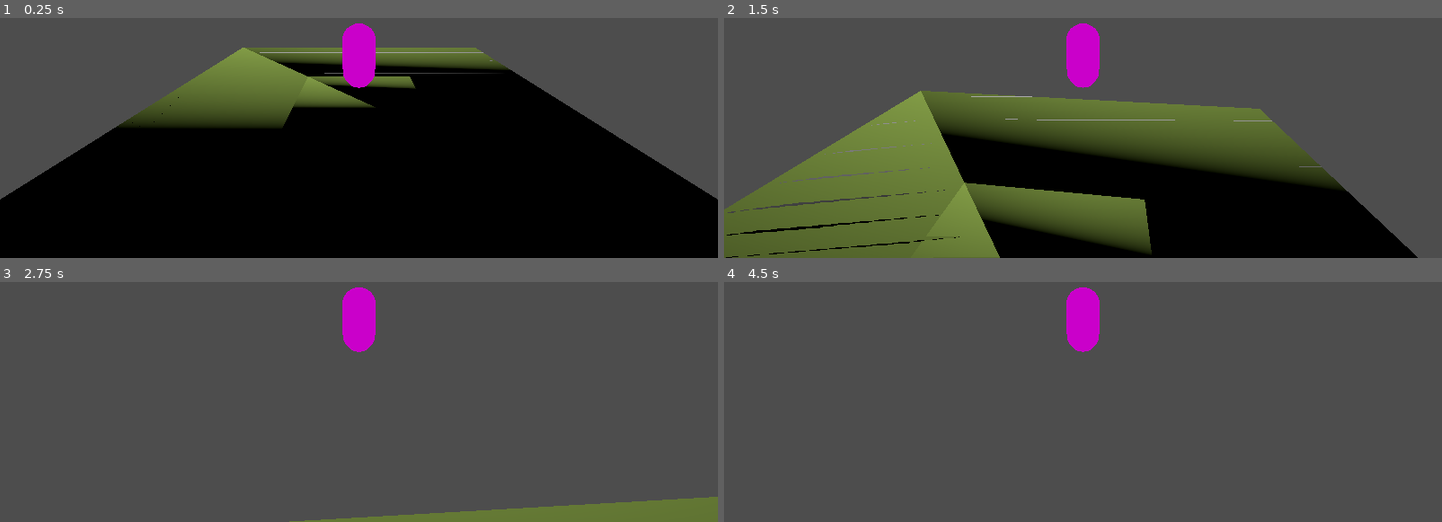
Above: before the commit, frames 1-4 (two rows, left to right).
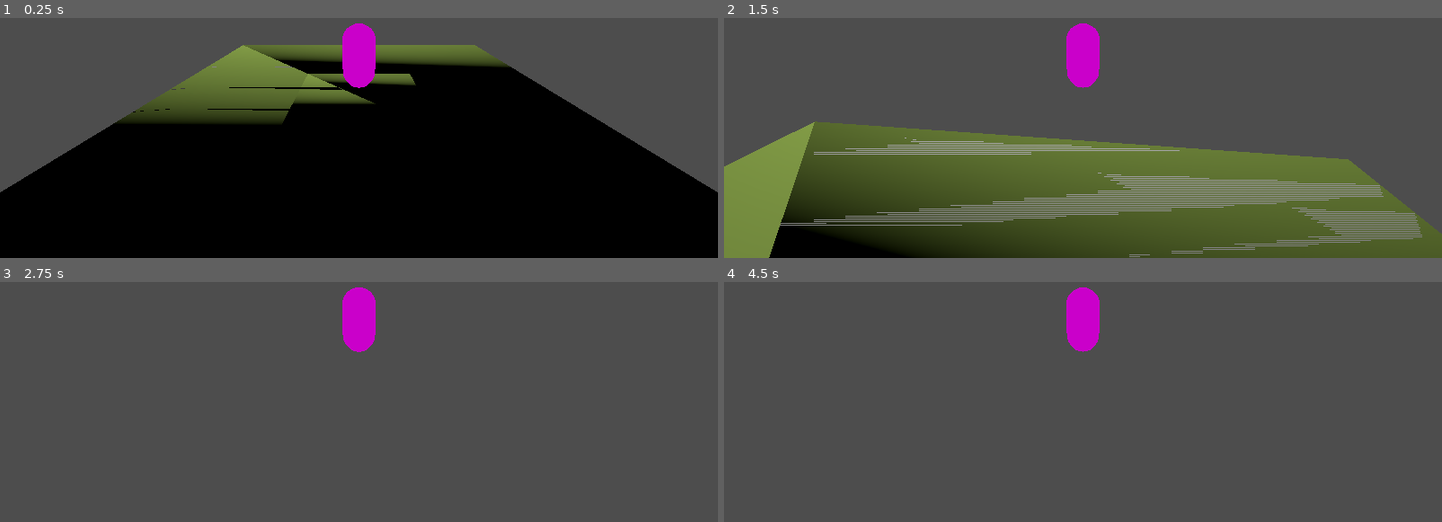
Above: after the commit, the same moments.

Repository: LeZellus/voxel
Game: Godot game, scene res://scenes/test/test_scene.tscn
Same seed, same stepped clock (60 frames per second), same inputs: the game is played once before the commit and once after it.
Inputs (mouse positions are in pixels of both pictures, inside the frame that each line leads up to):
- Up to frame 1 (0.25 s): no input
- Up to frame 2 (1.5 s): move the mouse to (1118, 54) at 0.52 s; hold E (interact) 0.53-1.28 s; hold W (move_forward) from 0.53 s (still down); tap Space (jump) at 0.77, 1.07 s; tap Shift (run) at 0.8, 1.35 s; move the mouse to (1047, 58) at 1.27 s
- Up to frame 3 (2.75 s): keep holding W (move_forward); tap Space (jump) at 1.52, 1.55, 1.82, 2.1 s; move the mouse to (373, 313) at 2.02 s; hold E (interact) from 2.03 s (still down)
- Up to frame 4 (4.5 s): keep holding W (move_forward); move the mouse to (1075, 327) at 2.77 s; release E (interact) at 2.78 s; tap E (interact) at 2.85, 4.35 s; tap Space (jump) at 3.02, 3.32, 3.77, 3.8, 4.07, 4.25 s; tap Shift (run) at 3.05 s; tap Enter at 3.5 s; move the mouse to (1133, 325) at 3.52 s; hold Shift (run) 3.53-4.28 s; tap Escape (ui_cancel) at 4.15 s; move the mouse to (1025, 315) at 4.27 s

The runs differ from the first frame. In frame 1, 3.6% of the frame differs, in the area x 0-100%, y 11-76%; in frame 2, 52%, in the area x 0-100%, y 30-100%; in frame 3, 3.2%; in frame 4, less than 0.1%.

Commit message:
add state machine for player
add player state machine for idle walk jump farming

Diff:
--- a/scenes/test/test_scene.tscn
+++ b/scenes/test/test_scene.tscn
@@ -1,7 +1,12 @@
-[gd_scene load_steps=6 format=3 uid="uid://rm0npb5j2kr5"]
+[gd_scene load_steps=11 format=3 uid="uid://rm0npb5j2kr5"]
 
 [ext_resource type="Script" path="res://scripts/PlayerController.gd" id="1_0bupl"]
 [ext_resource type="PackedScene" uid="uid://yyt7yjtqdboi" path="res://scenes/test/test_plateform.tscn" id="1_egkgl"]
+[ext_resource type="Script" path="res://scripts/state_machine/StateMachine.gd" id="3_t7aov"]
+[ext_resource type="Script" path="res://scripts/state_machine/IdleState.gd" id="4_ynswf"]
+[ext_resource type="Script" path="res://scripts/state_machine/WalkingState.gd" id="5_ne8ck"]
+[ext_resource type="Script" path="res://scripts/state_machine/FarmingState.gd" id="6_kwx8p"]
+[ext_resource type="Script" path="res://scripts/state_machine/JumpingState.gd" id="7_uwys1"]
 
 [sub_resource type="StandardMaterial3D" id="StandardMaterial3D_rffcu"]
 shading_mode = 0
@@ -22,16 +27,34 @@
 
 [node name="DirectionalLight3D" type="DirectionalLight3D" parent="Environment"]
 
-[node name="CharacterBody3D" type="CharacterBody3D" parent="."]
+[node name="Player" type="CharacterBody3D" parent="."]
 script = ExtResource("1_0bupl")
 
-[node name="MeshInstance3D" type="MeshInstance3D" parent="CharacterBody3D"]
+[node name="MeshInstance3D" type="MeshInstance3D" parent="Player"]
 mesh = SubResource("CapsuleMesh_6ga6j")
 
-[node name="CollisionShape3D" type="CollisionShape3D" parent="CharacterBody3D"]
+[node name="CollisionShape3D" type="CollisionShape3D" parent="Player"]
 shape = SubResource("CapsuleShape3D_a03if")
 
-[node name="SpringArm3D" type="SpringArm3D" parent="CharacterBody3D"]
+[node name="SpringArm3D" type="SpringArm3D" parent="Player"]
 
-[node name="Camera3D" type="Camera3D" parent="CharacterBody3D/SpringArm3D"]
+[node name="Camera3D" type="Camera3D" parent="Player/SpringArm3D"]
 transform = Transform3D(1, 0, 0, 0, 1, 0, 0, 0, 1, 0, 1.00633, 0)
+
+[node name="InteractionRay" type="RayCast3D" parent="Player"]
+
+[node name="StateMachine" type="Node" parent="Player" node_paths=PackedStringArray("initial_state")]
+script = ExtResource("3_t7aov")
+initial_state = NodePath("Idle")
+
+[node name="Idle" type="Node" parent="Player/StateMachine"]
+script = ExtResource("4_ynswf")
+
+[node name="Walking" type="Node" parent="Player/StateMachine"]
+script = ExtResource("5_ne8ck")
+
+[node name="Farming" type="Node" parent="Player/StateMachine"]
+script = ExtResource("6_kwx8p")
+
+[node name="Jumping" type="Node" parent="Player/StateMachine"]
+script = ExtResource("7_uwys1")
--- a/scripts/PlayerController.gd
+++ b/scripts/PlayerController.gd
@@ -1,4 +1,3 @@
-# PlayerController.gd - Caméra Spring Arm style Godot/Unreal
 extends CharacterBody3D
 
 # Configuration mouvement
@@ -6,81 +5,65 @@
 @export var run_speed: float = 8.0
 @export var jump_velocity: float = 4.5
 
-# Configuration Spring Arm Camera
+# Configuration caméra
 @export var mouse_sensitivity: float = 0.002
 @export_range(-90.0, 90.0, 1.0, "radians_as_degrees") var min_vertical_angle: float = -PI/2
 @export_range(-90.0, 90.0, 1.0, "radians_as_degrees") var max_vertical_angle: float = PI/4
 
-# Nœuds Spring Arm
+# Composants
 @onready var spring_arm: SpringArm3D = $SpringArm3D
 @onready var camera: Camera3D = $SpringArm3D/Camera3D
+@onready var state_machine: StateMachine = $StateMachine
 
+# Variables partagées
 var current_speed: float
 var gravity = ProjectSettings.get_setting("physics/3d/default_gravity")
 
 func _ready():
 	Input.set_mouse_mode(Input.MOUSE_MODE_CAPTURED)
 	setup_spring_arm()
+	add_to_group("player")
 
 func setup_spring_arm():
-	# Configuration Spring Arm (ajuster selon vos préférences)
-	spring_arm.spring_length = 8.0      # Distance caméra
-	spring_arm.collision_mask = 1       # Collision avec le monde
-	spring_arm.margin = 0.5             # Marge collision
-
-	# Rotation initiale (vue légèrement du dessus)
+	spring_arm.spring_length = 8.0
+	spring_arm.collision_mask = 1
+	spring_arm.margin = 0.5
 	spring_arm.rotation.x = -0.3
 
-func _unhandled_input(event: InputEvent) -> void:
-	# Contrôle caméra avec souris
+# GESTION INPUTS DANS LE PLAYERCONTROLLER (pas dans les states)
+func _unhandled_input(event: InputEvent):
+	handle_camera_input(event)
+
+	# Déléguer l'input à l'état actuel si nécessaire
+	if state_machine.current_state:
+		state_machine.current_state.handle_input(event)
+
+func handle_camera_input(event: InputEvent):
 	if event is InputEventMouseMotion and Input.mouse_mode == Input.MOUSE_MODE_CAPTURED:
-		# Rotation horizontale (Y axis)
 		rotation.y -= event.relative.x * mouse_sensitivity
-
-		# Rotation verticale (X axis) sur le SpringArm
 		spring_arm.rotation.x -= event.relative.y * mouse_sensitivity
 		spring_arm.rotation.x = clamp(spring_arm.rotation.x, min_vertical_angle, max_vertical_angle)
 
-	# Zoom avec molette
 	if event is InputEventMouseButton:
 		if event.button_index == MOUSE_BUTTON_WHEEL_UP:
 			spring_arm.spring_length = clamp(spring_arm.spring_length - 1.0, 3.0, 15.0)
 		elif event.button_index == MOUSE_BUTTON_WHEEL_DOWN:
 			spring_arm.spring_length = clamp(spring_arm.spring_length + 1.0, 3.0, 15.0)
 
-	# Toggle mouse capture
-	if event.is_action_pressed("toggle_mouse_capture"):
+	if event.is_action_pressed("ui_cancel"):
 		if Input.mouse_mode == Input.MOUSE_MODE_CAPTURED:
 			Input.set_mouse_mode(Input.MOUSE_MODE_VISIBLE)
 		else:
 			Input.set_mouse_mode(Input.MOUSE_MODE_CAPTURED)
 
-func _physics_process(delta: float) -> void:
-	handle_movement(delta)
-
-func handle_movement(delta: float) -> void:
-	# Gravité
+func apply_gravity(delta):
 	if not is_on_floor():
 		velocity.y -= gravity * delta
 
-	# Saut
-	if Input.is_action_just_pressed("jump") and is_on_floor():
-		velocity.y = jump_velocity
-
-	# Vitesse
-	current_speed = run_speed if Input.is_action_pressed("run") else walk_speed
-
-	# Input mouvement
-	var input_dir = Input.get_vector("move_left", "move_right", "move_forward", "move_back")
-
-	if input_dir.length() > 0.0:
-		# MOUVEMENT RELATIF À L'ORIENTATION DU JOUEUR (pas de la caméra)
-		var direction = (transform.basis * Vector3(input_dir.x, 0, input_dir.y)).normalized()
-
-		velocity.x = direction.x * current_speed
-		velocity.z = direction.z * current_speed
+func apply_movement(direction: Vector3, speed: float):
+	if direction.length() > 0:
+		velocity.x = direction.x * speed
+		velocity.z = direction.z * speed
 	else:
-		velocity.x = move_toward(velocity.x, 0, current_speed)
-		velocity.z = move_toward(velocity.z, 0, current_speed)
-
-	move_and_slide()
+		velocity.x = move_toward(velocity.x, 0, speed)
+		velocity.z = move_toward(velocity.z, 0, speed)
--- /dev/null
+++ b/scripts/state_machine/FarmingState.gd
@@ -0,0 +1,49 @@
+extends State
+class_name FarmingState
+
+var interaction_range: float = 3.0
+var interaction_ray: RayCast3D  # Pas de @onready ici !
+
+func _state_ready():
+	if not interaction_ray and player:
+		interaction_ray = player.get_node_or_null("InteractionRay")
+
+func enter():
+	print("Joueur: Mode farming")
+
+func physics_update(delta):
+	player.apply_gravity(delta)
+
+	# Mouvement normal
+	var input_dir = Input.get_vector("move_left", "move_right", "move_forward", "move_back")
+
+	# Transition vers autres états
+	if Input.is_action_just_pressed("jump") and player.is_on_floor():
+		state_machine.change_state("jumping")
+		return
+
+	# Mouvement
+	if input_dir.length() > 0:
+		var speed = player.run_speed if Input.is_action_pressed("run") else player.walk_speed
+		var direction = (player.transform.basis * Vector3(input_dir.x, 0, input_dir.y)).normalized()
+		player.apply_movement(direction, speed)
+	else:
+		player.apply_movement(Vector3.ZERO, 0)
+
+	player.move_and_slide()
+
+func handle_input(event):
+	player.handle_camera_input(event)
+
+	# Actions farming
+	if event.is_action_pressed("interact"):
+		try_farming_action()
+
+	# Sortir du mode farming
+	if event.is_action_pressed("farming_mode_toggle"):
+		state_machine.change_state("idle")
+
+func try_farming_action():
+	if interaction_ray and interaction_ray.is_colliding():
+		print("Action farming à la position: ", interaction_ray.get_collision_point())
+		# Ici on ajoutera la logique farming plus tard
--- /dev/null
+++ b/scripts/state_machine/IdleState.gd
@@ -0,0 +1,30 @@
+extends State
+class_name IdleState
+
+func enter():
+	print("Joueur: En attente")
+
+func physics_update(delta):
+	player.apply_gravity(delta)
+
+	# FORCER l'arrêt immédiat
+	player.velocity.x = 0  # AJOUTER
+	player.velocity.z = 0  # AJOUTER
+
+	# Vérifier transitions
+	var input_dir = Input.get_vector("move_left", "move_right", "move_forward", "move_back")
+
+	if input_dir.length() > 0:
+		state_machine.change_state("walking")
+
+	if Input.is_action_just_pressed("jump") and player.is_on_floor():
+		state_machine.change_state("jumping")
+
+	# Arrêter le mouvement
+	player.apply_movement(Vector3.ZERO, 0)
+	player.move_and_slide()
+
+func handle_input(event):
+	# Les inputs caméra sont gérés par PlayerController
+	# Ici on gère seulement les inputs spécifiques à cet état
+	pass
--- /dev/null
+++ b/scripts/state_machine/JumpingState.gd
@@ -0,0 +1,29 @@
+extends State
+class_name JumpingState
+
+func enter():
+	print("Joueur: Saut")
+	player.velocity.y = player.jump_velocity
+
+func physics_update(delta):
+	player.apply_gravity(delta)
+
+	# Mouvement en l'air
+	var input_dir = Input.get_vector("move_left", "move_right", "move_forward", "move_back")
+	var direction = (player.transform.basis * Vector3(input_dir.x, 0, input_dir.y)).normalized()
+	var speed = player.walk_speed * 0.8  # Mouvement réduit en l'air
+
+	player.apply_movement(direction, speed)
+	player.move_and_slide()
+
+	# Transition vers idle/walking quand on atterrit
+	if player.is_on_floor() and player.velocity.y <= 0:
+		var input_length = input_dir.length()
+		if input_length > 0:
+			state_machine.change_state("walking")
+		else:
+			state_machine.change_state("idle")
+
+func handle_input(event):
+	# Caméra gérée par PlayerController
+	pass
--- /dev/null
+++ b/scripts/state_machine/State.gd
@@ -0,0 +1,24 @@
+extends Node
+class_name State
+
+var state_machine: StateMachine
+var player: CharacterBody3D
+
+func _ready():
+	pass
+
+# Méthodes virtuelles à override
+func enter():
+	pass
+
+func exit():
+	pass
+
+func update(_delta):
+	pass
+
+func physics_update(_delta):
+	pass
+
+func handle_input(_event):
+	pass
--- /dev/null
+++ b/scripts/state_machine/StateMachine.gd
@@ -0,0 +1,50 @@
+extends Node
+class_name StateMachine
+
+@export var initial_state: State
+var current_state: State
+var states: Dictionary = {}
+
+func _ready():
+	# Récupérer référence au player (parent de cette StateMachine)
+	var player_ref = get_parent()
+
+	# Récupérer tous les états enfants
+	for child in get_children():
+		if child is State:
+			states[child.name.to_lower()] = child
+			child.state_machine = self
+			child.player = player_ref  # Assigner directement !
+
+	# Démarrer avec l'état initial
+	if initial_state:
+		change_state(initial_state.name.to_lower())
+
+func _process(delta):
+	if current_state:
+		current_state.update(delta)
+
+func _physics_process(delta):
+	if current_state:
+		current_state.physics_update(delta)
+
+	print("StateMachine _physics_process appelé")  # AJOUTER
+	if current_state:
+		print("État actuel: ", current_state.name)  # AJOUTER
+		current_state.physics_update(delta)
+	else:
+		print("Aucun état actuel!")
+
+func change_state(new_state_name: String):
+	var new_state = states.get(new_state_name.to_lower())
+
+	if not new_state:
+		print("État introuvable: ", new_state_name)
+		return
+
+	if current_state:
+		current_state.exit()
+
+	current_state = new_state
+	current_state.enter()
+	print("État changé: ", new_state_name)
--- /dev/null
+++ b/scripts/state_machine/WalkingState.gd
@@ -0,0 +1,34 @@
+extends State
+class_name WalkingState
+
+func enter():
+	print("Joueur: En marche")
+
+func physics_update(delta):
+	player.apply_gravity(delta)
+
+	# Input mouvement
+	var input_dir = Input.get_vector("move_left", "move_right", "move_forward", "move_back")
+
+	# Vérifier transitions
+	if input_dir.length() == 0:
+		state_machine.change_state("idle")
+		return
+
+	if Input.is_action_just_pressed("jump") and player.is_on_floor():
+		state_machine.change_state("jumping")
+		return
+
+	# Vitesse selon si on court ou non
+	var speed = player.run_speed if Input.is_action_pressed("run") else player.walk_speed
+
+	# Direction relative au joueur
+	var direction = (player.transform.basis * Vector3(input_dir.x, 0, input_dir.y)).normalized()
+
+	# Appliquer mouvement
+	player.apply_movement(direction, speed)
+	player.move_and_slide()
+
+func handle_input(event):
+	# Caméra gérée par PlayerController
+	pass
